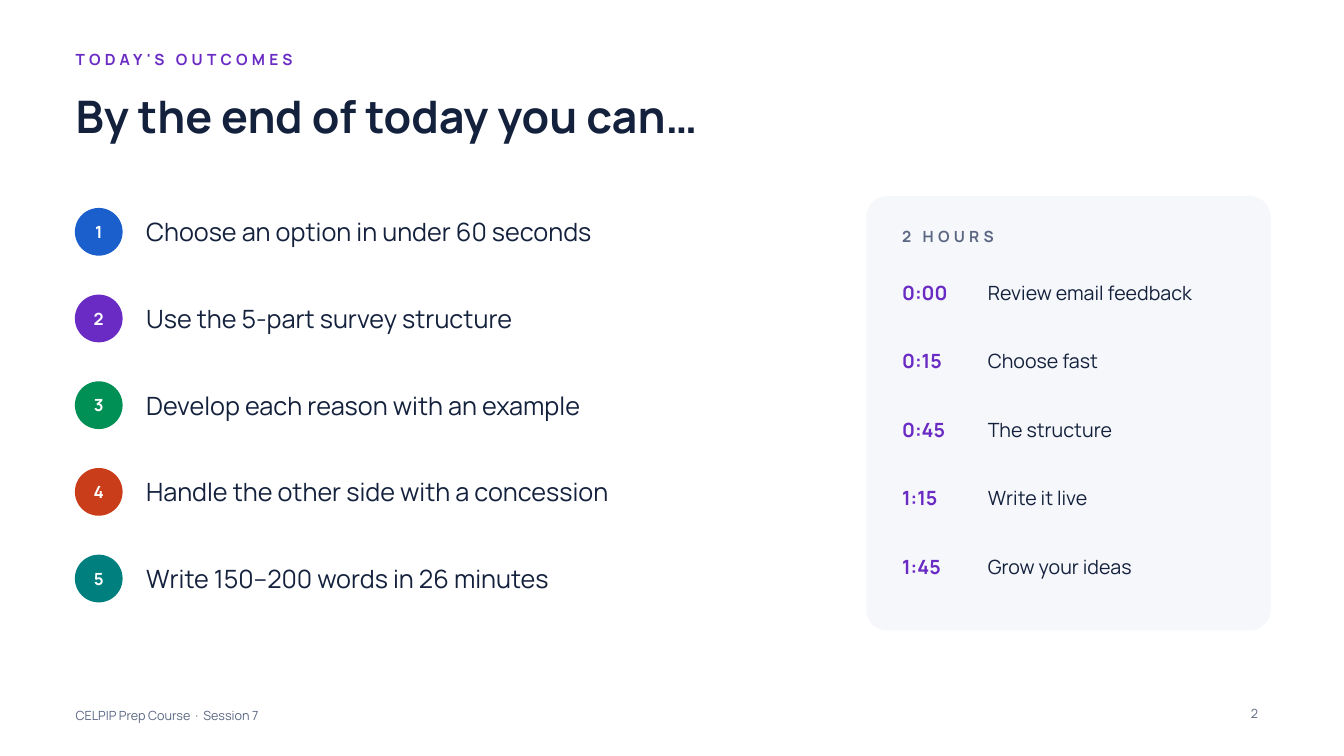
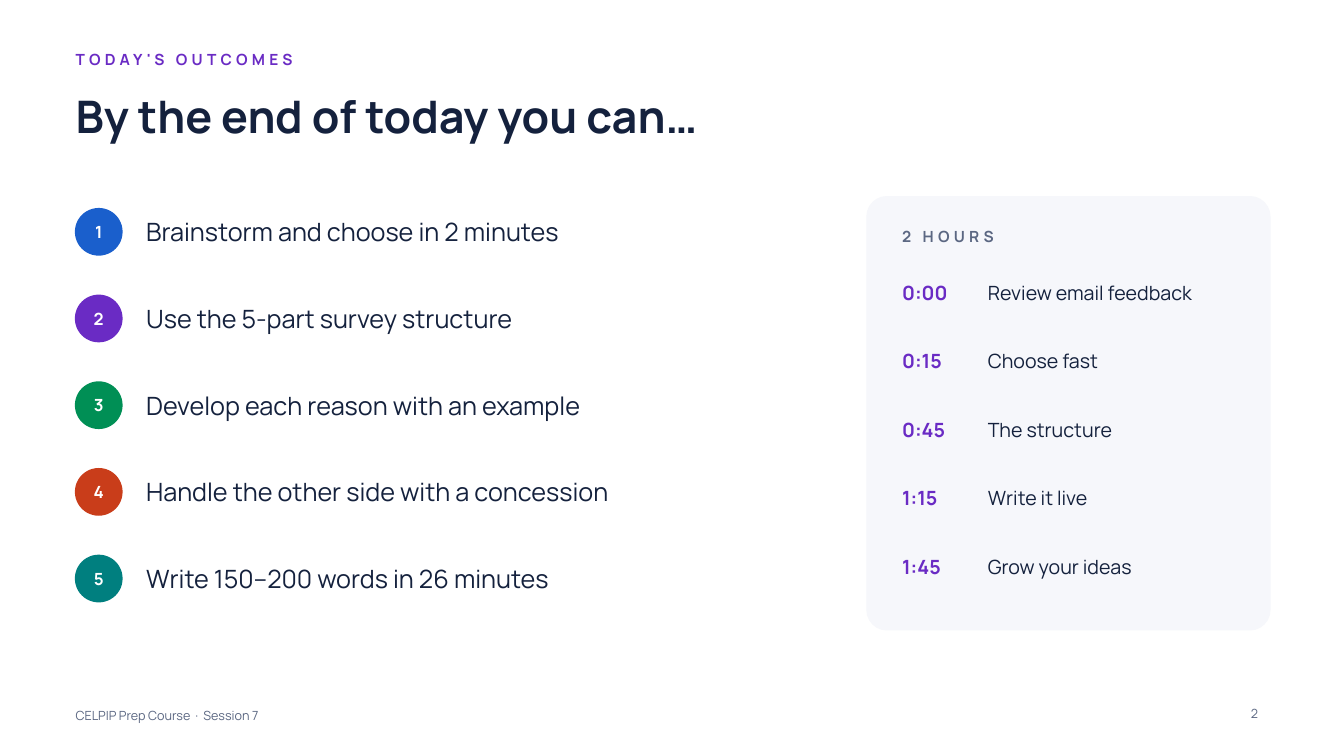
Before and after one commit to learnovateqa/The_English_Academy_CELPIP, a slide deck: slide 2 of decks/session-07.pptx. Drawn at 1344x756 pixels with LibreOffice and Linux fonts; fonts in the diff are those of the drawing. Boxes give left, top, right and bottom in pixels: in the first picture for what was removed or moved away, otherwise in the second. Text is boxed around its words. In the diff, an @@ line names an element or a change of style, - is before the commit and + after.

```diff
--- a/decks/session-07.pptx
+++ b/decks/session-07.pptx
@@ text at box(146, 222, 559, 242): text changed @@
-Choose an option in under 60 seconds
+Brainstorm and choose in 2 minutes
```
Also in this commit, not shown: 7 other slides changed, 3 slides added, 3 other files.
